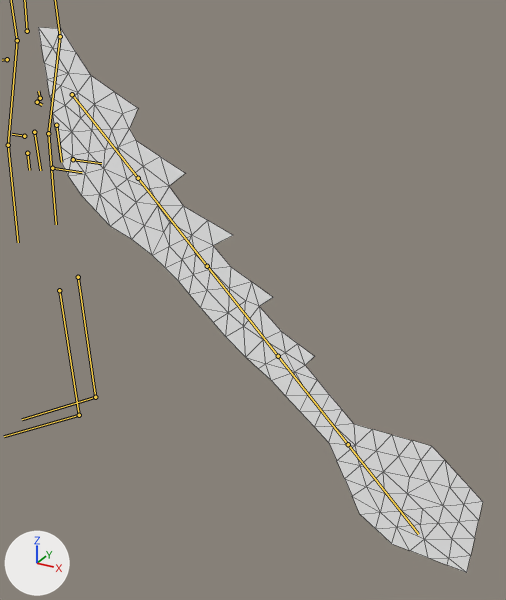
The glTF model AssetsSource/character/DollSkeleton.glb as it was, and as the next commit left it.
Camera for both pictures: a 50 mm camera at (6.1, -6.0, 5.43) aimed at (2.75, 0.08, 2.39). The axes (+X, +Y, +Z) are drawn at lower left. The lights are the same throughout. The bones that bend it are drawn over the model as lines. Mesh edges are drawn as thin lines.

Names of what the first picture shows: 'dragontail.png'.
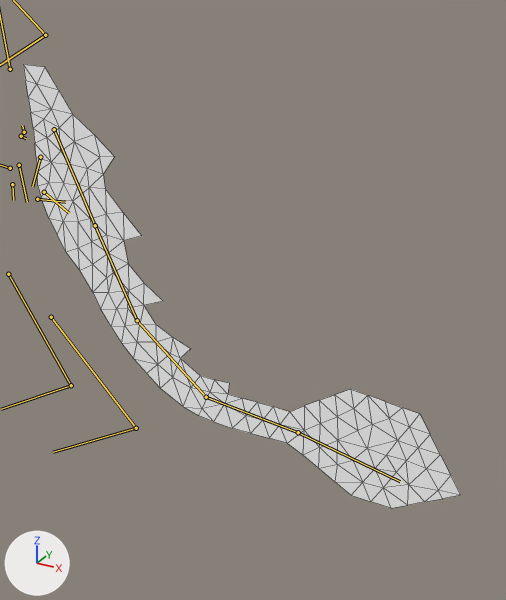
The newer file adds an action. The first version stands in its rest pose; the second is drawn at frame 15 of the action 'WeaponSwing'.

Pixel boxes (x1, y1, x2, y2) of what changed, in the pictures (506 x 600 px):
'dragontail.png', posed (19% shorter)
    before: (38, 27, 483, 573)
    after: (23, 64, 460, 508)
bone 'Hips', root to tip
    before: (40, 98) to (38, 91)
    after: (24, 132) to (22, 125)
bone 'Tail1', root to tip
    before: (72, 94) to (138, 178)
    after: (54, 129) to (95, 225)
bone 'Tail2', root to tip
    before: (138, 178) to (207, 266)
    after: (95, 225) to (137, 320)
bone 'Tail3', root to tip
    before: (207, 266) to (278, 356)
    after: (137, 320) to (206, 397)
bone 'Tail4', root to tip
    before: (278, 356) to (348, 444)
    after: (206, 397) to (298, 432)
bone 'Tail5', root to tip
    before: (348, 444) to (418, 534)
    after: (298, 432) to (400, 481)

The change, as a list of edits to the scene's bpy script:
```text
Change bone_hips:
    where bone_hips = bpy.data.objects['Doll3D'].pose.bones['Hips']
    bone_hips.location: (0.0, 0.0, 0.0) -> (0.36, -0.37, 0.0)
    bone_hips.rotation_quaternion: (1.0, 0.0, 0.0, 0.0) -> (1.0, 0.0, 0.0, -0.01)  # degrees (0, 0, 0) -> degrees (0, 0, -1)
Change bone_tail1:
    where bone_tail1 = bpy.data.objects['Doll3D'].pose.bones['Tail1']  # child of 'Hips'
    bone_tail1.rotation_quaternion: (1.0, 0.0, 0.0, 0.0) -> (0.981, 0.0, 0.0, 0.193)  # degrees (0, 0, 0) -> degrees (0, 0, 22)
Change bone_tail2:
    where bone_tail2 = bpy.data.objects['Doll3D'].pose.bones['Tail2']  # child of 'Tail1'
    bone_tail2.rotation_quaternion: (1.0, 0.0, 0.0, 0.0) -> (1.0, 0.0, 0.0, -0.01)  # degrees (0, 0, 0) -> degrees (0, 0, -1)
Change bone_tail3:
    where bone_tail3 = bpy.data.objects['Doll3D'].pose.bones['Tail3']  # child of 'Tail2'
    bone_tail3.rotation_quaternion: (1.0, 0.0, 0.0, 0.0) -> (0.975, 0.0, 0.0, -0.22)  # degrees (0, 0, 0) -> degrees (0, 0, -25)
Change bone_tail4:
    where bone_tail4 = bpy.data.objects['Doll3D'].pose.bones['Tail4']  # child of 'Tail3'
    bone_tail4.rotation_quaternion: (1.0, 0.0, 0.0, 0.0) -> (0.954, 0.0, 0.0, -0.298)  # degrees (0, 0, 0) -> degrees (0, 0, -35)
Change bone_tail5:
    where bone_tail5 = bpy.data.objects['Doll3D'].pose.bones['Tail5']  # child of 'Tail4'
    bone_tail5.rotation_quaternion: (1.0, 0.0, 0.0, 0.0) -> (0.999, 0.0, 0.0, 0.05)  # degrees (0, 0, 0) -> degrees (0, 0, 6)
```
